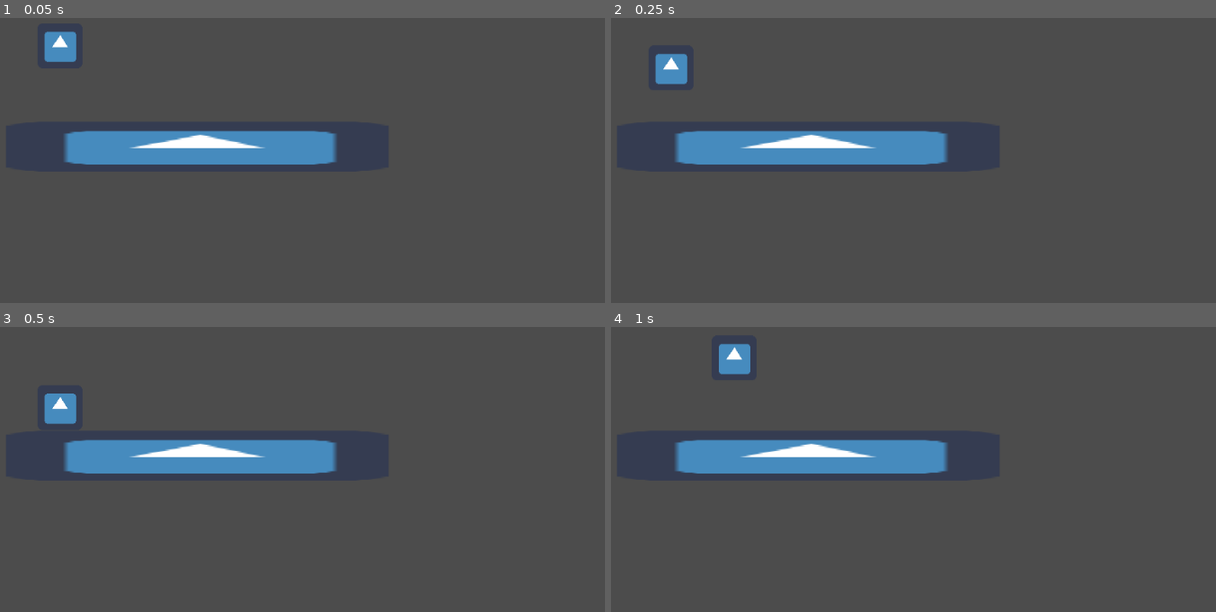
Above: before the commit, frames 1-4 (two rows, left to right).
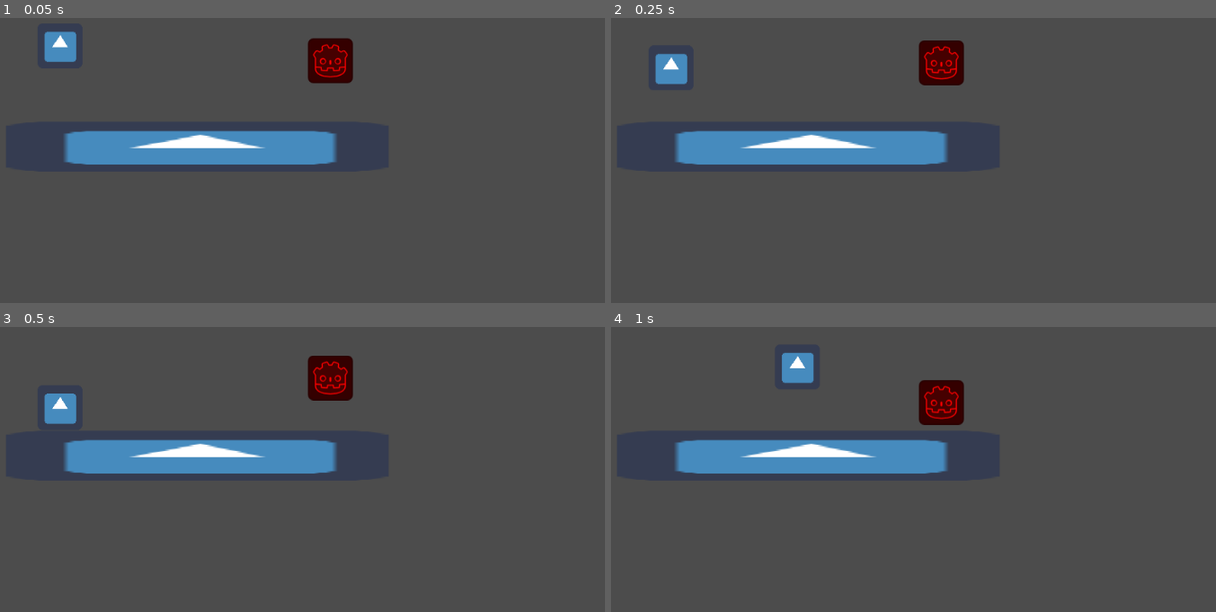
Above: after the commit, the same moments.

Repository: LaurenceTimothyMGarcia/Halloween-Game-Jam-2021
Game: Godot game, scene res://Assets/Scenes/PlayerTester.tscn
Same seed, same stepped clock (60 frames per second), same inputs: the game is played once before the commit and once after it. The project has no main scene, so this scene is started directly. The engine's default icon, where the game draws it, is replaced by a stand-in: a white triangle on a blue panel in a dark square.
Inputs:
- Up to frame 1 (0.05 s): no input
- Up to frame 2 (0.25 s): no input
- Up to frame 3 (0.5 s): no input
- Up to frame 4 (1 s): hold D (move_right) from 0.53 s (still down); tap Space (jump) at 0.77 s

The runs differ from the first frame. In frame 1, 1.2% of the frame differs, in the area x 50-59%, y 6-24%; in frame 2, 1.2%; in frame 3, 1.2%; in frame 4, 2.3%, in the area x 17-59%, y 5-35%.

Commit message:
attempted enemy script
attempted enemy script, enemy does not do anything at the moment so still working on it

Diff:
--- /dev/null
+++ b/Assets/Scenes/BasicEnemy.gd
@@ -0,0 +1,46 @@
+extends KinematicBody2D
+
+var is_moving_left = true
+
+var gravity = 1000
+var velocity = Vector2(0, 0)
+
+var speed = 400
+
+#func _ready():
+	#$AnimationPlayer.play("Walk")
+
+func _process(delta):
+	if $AnimationPlayer.current_animation == "Attack":
+		return
+
+	move_character()
+	detect_turn_around()
+
+func move_character():
+	if is_moving_left:
+		velocity.x = -speed
+	else:
+		velocity.x = speed
+
+	velocity.y += gravity
+
+	velocity = move_and_slide(velocity, Vector2.UP)
+
+func detect_turn_around():
+	if not $RayCast2D.is_colliding() and is_on_floor():
+		is_moving_left = !is_moving_left
+		scale.x = -scale.x
+		print("Time to turn around")
+
+func hit():
+	$AttackDetector.monitoring = true
+
+func end_of_hit():
+	$attackDetector.monitoring = false
+
+#func start_walk():
+	#AnimationPlayer.play("Walk")
+
+#func _on_PlayerDetector_body_entered(body):
+	#animation attack
--- /dev/null
+++ b/Assets/Scenes/Enemy.tscn
@@ -0,0 +1,39 @@
+[gd_scene load_steps=5 format=2]
+
+[ext_resource path="res://Assets/Sprites/enemysprite.png" type="Texture" id=1]
+
+[sub_resource type="RectangleShape2D" id=1]
+extents = Vector2( 35, 32 )
+
+[sub_resource type="RectangleShape2D" id=2]
+extents = Vector2( 21.798, 20.5699 )
+
+[sub_resource type="RectangleShape2D" id=3]
+extents = Vector2( 22.3926, 9.27238 )
+
+[node name="Enemy" type="RigidBody2D"]
+
+[node name="Hitbox" type="CollisionShape2D" parent="."]
+shape = SubResource( 1 )
+
+[node name="Sprite" type="Sprite" parent="."]
+modulate = Color( 1, 0, 0, 1 )
+texture = ExtResource( 1 )
+
+[node name="RayCast2D" type="RayCast2D" parent="."]
+
+[node name="PlayerDetector" type="Area2D" parent="."]
+
+[node name="CollisionShape2D" type="CollisionShape2D" parent="PlayerDetector"]
+position = Vector2( -51.7305, 3.56763 )
+shape = SubResource( 2 )
+
+[node name="AttackPlayer" type="Area2D" parent="."]
+monitoring = false
+monitorable = false
+
+[node name="CollisionShape2D" type="CollisionShape2D" parent="AttackPlayer"]
+modulate = Color( 1, 0, 0, 1 )
+self_modulate = Color( 1, 0, 0, 1 )
+position = Vector2( -51.1359, 3.56761 )
+shape = SubResource( 3 )
--- a/Assets/Scenes/Player.gd
+++ b/Assets/Scenes/Player.gd
@@ -2,11 +2,11 @@
 
 
 # Declare member variables here.
-export var walkSpeed = 200
+export var walkSpeed = 400
 export var jumpVel = 500
 export var gravity = 1000
 export var fallMultiplier = 2
-export var lowJumpMultiplier = 3
+export var lowJumpMultiplier = 4
 
 var _jumpReady
 
--- a/Assets/Scenes/PlayerTester.tscn
+++ b/Assets/Scenes/PlayerTester.tscn
@@ -1,7 +1,8 @@
-[gd_scene load_steps=4 format=2]
+[gd_scene load_steps=5 format=2]
 
 [ext_resource path="res://Assets/Scenes/Player.tscn" type="PackedScene" id=1]
 [ext_resource path="res://Assets/Sprites/icon.png" type="Texture" id=2]
+[ext_resource path="res://Assets/Scenes/Enemy.tscn" type="PackedScene" id=3]
 
 [sub_resource type="RectangleShape2D" id=1]
 extents = Vector2( 271.75, 37.2667 )
@@ -25,3 +26,6 @@
 position = Vector2( 443.5, 265.5 )
 scale = Vector2( 8.51562, 1.10938 )
 texture = ExtResource( 2 )
+
+[node name="Enemy" parent="." instance=ExtResource( 3 )]
+position = Vector2( 633, 143 )
Binary file added: Assets/Sprites/enemysprite.png
Not shown, added: Assets/Sprites/enemysprite.png.import
